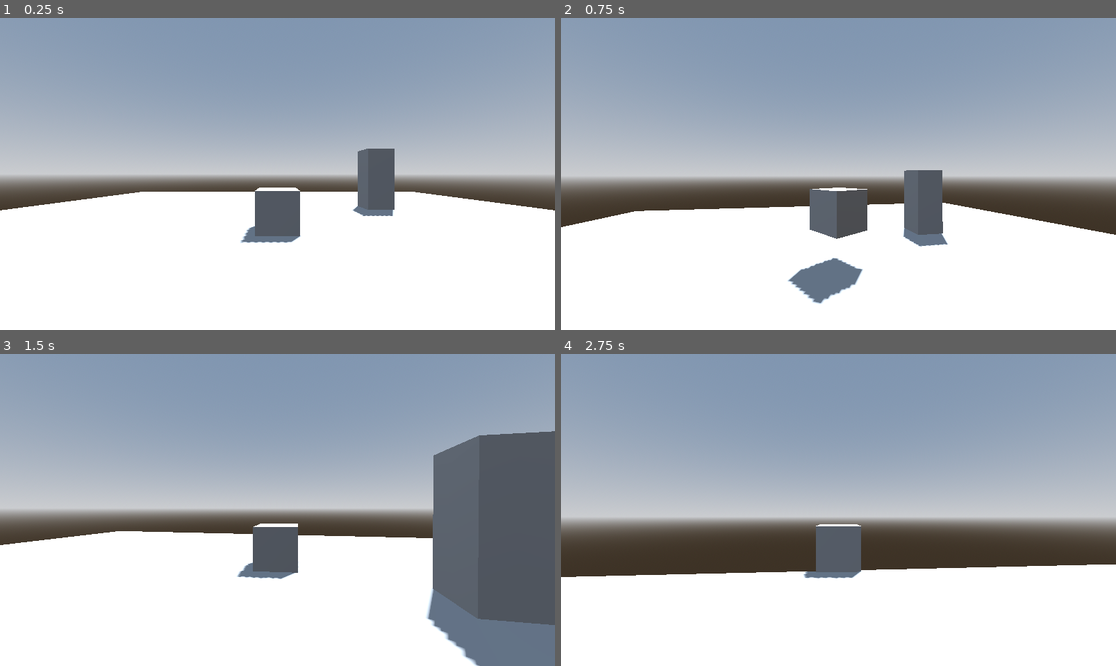
Above: before the commit, frames 1-4 (two rows, left to right).
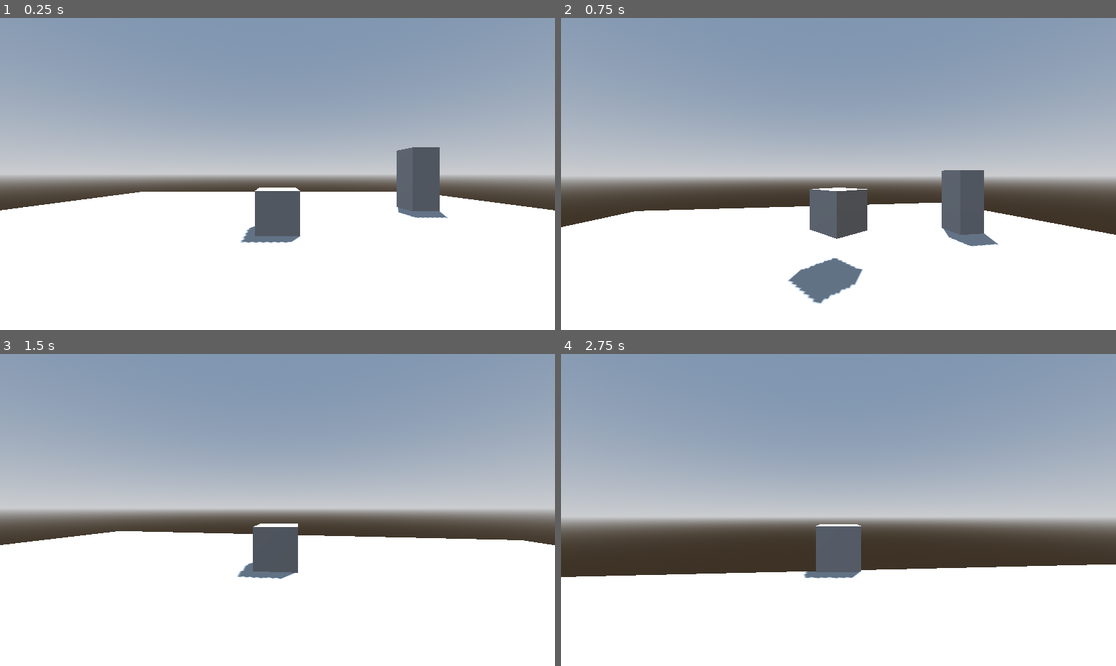
Above: after the commit, the same moments.

Repository: hallsblk/black_garden
Game: Godot game, scene res://testes.tscn
The game is run twice, just before and just after one commit, with the same random seed, the same clock (stepped at 60 frames per second) and the same inputs. Before the commit the project has no main scene; this scene is started directly in both runs.
Inputs (mouse positions are in pixels of both pictures, inside the frame that each line leads up to):
- Up to frame 1 (0.25 s): no input
- Up to frame 2 (0.75 s): tap Enter (ui_accept) at 0.5 s; move the mouse to (866, 174) at 0.52 s; hold Up (ui_up) from 0.53 s (still down)
- Up to frame 3 (1.5 s): keep holding Up (ui_up); tap Enter (ui_accept) at 0.77 s; move the mouse to (249, 510) at 1.27 s
- Up to frame 4 (2.75 s): keep holding Up (ui_up); tap Enter (ui_accept) at 1.52 s; move the mouse to (849, 503) at 2.02 s

The runs differ from the first frame. In frame 1, 3.0% of the frame differs, in the area x 63-81%, y 41-65%; in frame 2, 3.3%; in frame 3, 15%, in the area x 76-100%, y 24-100%; in frame 4, nothing differs.

Commit message:
coletavel

Diff:
--- /dev/null
+++ b/item.gd
@@ -0,0 +1,17 @@
+extends RigidBody3D
+@onready var item: RigidBody3D = $"."
+var indx = get_index()
+# Called when the node enters the scene tree for the first time.
+func _ready() -> void:
+	item.contact_monitor = true
+	item.max_contacts_reported = 10
+
+
+# Called every frame. 'delta' is the elapsed time since the previous frame.
+func _process(delta: float) -> void:
+	pass
+
+
+func _on_body_entered(body: Node) -> void:
+	if body.name == "Jogador":
+		item.get_parent_node_3d().get_parent_node_3d().queue_free()
--- a/item.tscn
+++ b/item.tscn
@@ -1,4 +1,23 @@
 [gd_scene format=3 uid="uid://swb1c07pwj13"]
 
-[node name="CSGBox3D" type="CSGBox3D" unique_id=271924660]
-transform = Transform3D(0.98154265, 0, 0, 0, 0.98154265, 0, 0, 0, 0.98154265, 0, 0.5, 0)
+[ext_resource type="Script" uid="uid://c3chvljkc3yv" path="res://item.gd" id="1_tnite"]
+
+[sub_resource type="BoxMesh" id="BoxMesh_tnite"]
+
+[sub_resource type="BoxShape3D" id="BoxShape3D_ttk8k"]
+
+[node name="Item" type="Node3D" unique_id=616153958]
+
+[node name="Item" type="RigidBody3D" parent="." unique_id=1671704548]
+transform = Transform3D(1, 0, 0, 0, 1, 0, 0, 0, 1, 0, 1.3890536, 0)
+script = ExtResource("1_tnite")
+
+[node name="MeshInstance3D" type="MeshInstance3D" parent="Item" unique_id=1267079410]
+transform = Transform3D(0.35063815, 0, 0, 0, 0.35063815, 0, 0, 0, 0.35063815, 0, 0, 0)
+mesh = SubResource("BoxMesh_tnite")
+
+[node name="CollisionShape3D" type="CollisionShape3D" parent="Item" unique_id=2005644045]
+transform = Transform3D(0.54302335, 0, 0, 0, 0.54302335, 0, 0, 0, 0.54302335, 0, 0, 0)
+shape = SubResource("BoxShape3D_ttk8k")
+
+[connection signal="body_entered" from="Item" to="Item" method="_on_body_entered"]
--- a/movimento.gd
+++ b/movimento.gd
@@ -2,7 +2,7 @@
 @onready var skin: MeshInstance3D = %Skin
 @onready var pivot: Node3D = %Pivot
 @onready var camera_3d: Camera3D = %Camera3D
-
+var camera_activated = true
 
 const SPEED = 5.0
 const JUMP_VELOCITY = 4.5
@@ -11,8 +11,13 @@
 	Input.mouse_mode = Input.MOUSE_MODE_CAPTURED
 
 func _input(event):
-	if event.is_action_pressed("ui_cancel"): get_tree().quit()
-	_camera_control(event)
+	if event.is_action_pressed("ui_cancel"):
+		camera_activated = not camera_activated
+		print(camera_activated)
+		Input.mouse_mode = Input.MOUSE_MODE_VISIBLE
+	if camera_activated == true:
+		Input.mouse_mode = Input.MOUSE_MODE_CAPTURED
+		_camera_control(event)
 
 func _camera_control(event):
 	if event is InputEventMouseMotion:
--- a/project.godot
+++ b/project.godot
@@ -11,6 +11,7 @@
 [application]
 
 config/name="Black Garden"
+run/main_scene="uid://o674rg7qnjuf"
 config/features=PackedStringArray("4.6", "GL Compatibility")
 config/icon="res://icon.svg"
 
--- a/testes.tscn
+++ b/testes.tscn
@@ -29,10 +29,11 @@
 [node name="Chao" type="CSGBox3D" parent="Mundo" unique_id=248019492]
 transform = Transform3D(20.935812, 0, 0, 0, 1, 0, 0, 0, 20.935812, 0, -0.5, 0)
 use_collision = true
+collision_mask = 5
 
 [node name="Jogador" parent="." unique_id=1762943836 groups=["Jogador"] instance=ExtResource("1_8wk5o")]
 transform = Transform3D(1, 0, 0, 0, 1, 0, 0, 0, 1, 0, 0.5, 0)
 collision_layer = 3
 
-[node name="Node3D" parent="." unique_id=1357093334 instance=ExtResource("3_el3ip")]
-transform = Transform3D(1, 0, 0, 0, 1, 0, 0, 0, 1, 3.9460206, 0.5, -3.2420115)
+[node name="Ativador" parent="." unique_id=1357093334 instance=ExtResource("3_el3ip")]
+transform = Transform3D(1, 0, 0, 0, 1, 0, 0, 0, 1, 5.4529476, 0.5, -2.9573221)
Not shown, added: item.gd.uid
